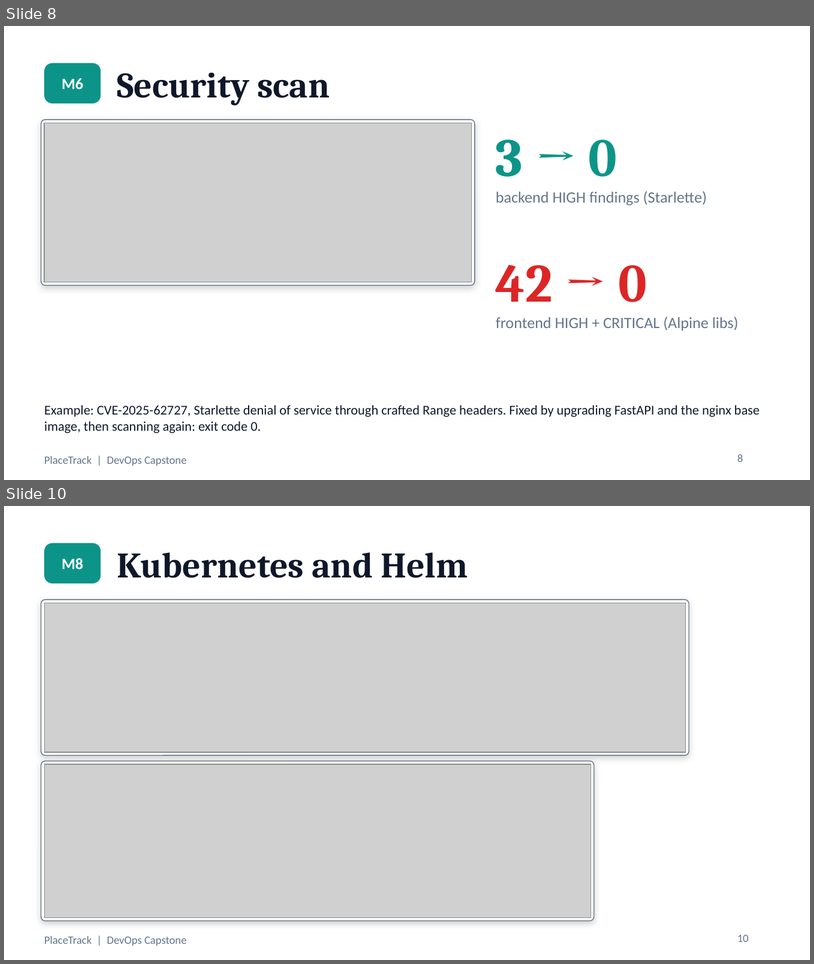
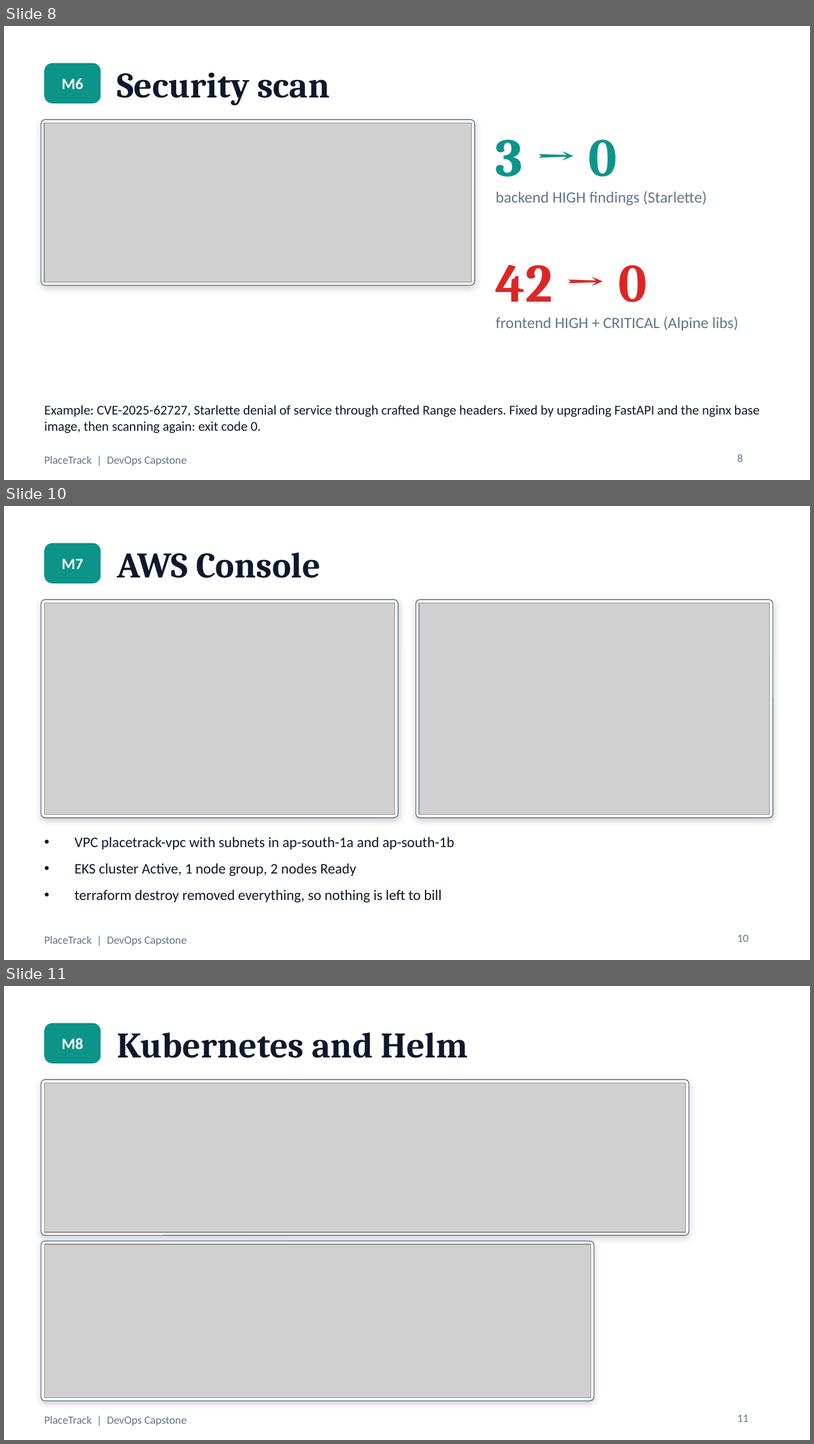
Before and after one commit to Raghavendra1729-cell/placetrack-devops-capstone, a slide deck: docs/PlaceTrack-Capstone.pptx. Shown one above the other, each under a label of ours: slides 8 and 10 before the commit, slides 8, 10 and 11 after it; the slides between them are not shown. The pictures are 814x964 and 814x1444 pixels, drawn with LibreOffice and Linux fonts; fonts in the diff are those of the drawing; grey boxes stand for pictures. Boxes give left, top, right and bottom in pixels: in the first picture for what was removed or moved away, otherwise in the second. Text is boxed around its words. In the diff, an @@ line names an element or a change of style, - is before the commit and + after.

Commit message:
Add the terraform destroy result and update the deck with the AWS evidence

```diff
--- a/docs/PlaceTrack-Capstone.pptx
+++ b/docs/PlaceTrack-Capstone.pptx
@@ slide 10 added at <box>4,506,810,960</box>, background #FFFFFF; not listed: 1 template element that a slide beside it also shows @@
@@ rounded rectangle added at <box>44,543,101,583</box>, fill #0D9488 @@
@@ text added at <box>62,559,83,569</box>, 14 pt, text #FFFFFF, bold @@
+M7
@@ title added at <box>117,552,321,578</box>, 32 pt, text #0F172A, bold @@
+AWS Console
@@ rounded rectangle added at <box>41,600,398,817</box>, fill #FFFFFF, outline #64748B 0.75 pt @@
@@ picture added at <box>44,603,395,814</box> @@
@@ rounded rectangle added at <box>416,600,773,817</box>, fill #FFFFFF, outline #64748B 0.75 pt @@
@@ picture added at <box>419,603,770,814</box> @@
@@ text added at <box>75,837,455,902</box>, 13 pt, text #0F172A @@
+• VPC placetrack-vpc with subnets in ap-south-1a and ap-south-1b
+• EKS cluster Active, 1 node group, 2 nodes Ready
+• terraform destroy removed everything, so nothing is left to bill
@@ page number added at <box>738,934,749,942</box>, 10 pt, text #64748B @@
+10
@@ what was slide 10 is now slide 11 @@
@@ page number at <box>738,1414,749,1422</box>: text changed @@
-10
+11
```
Also in this commit, not shown: 2 slides changed, 2 other files.
